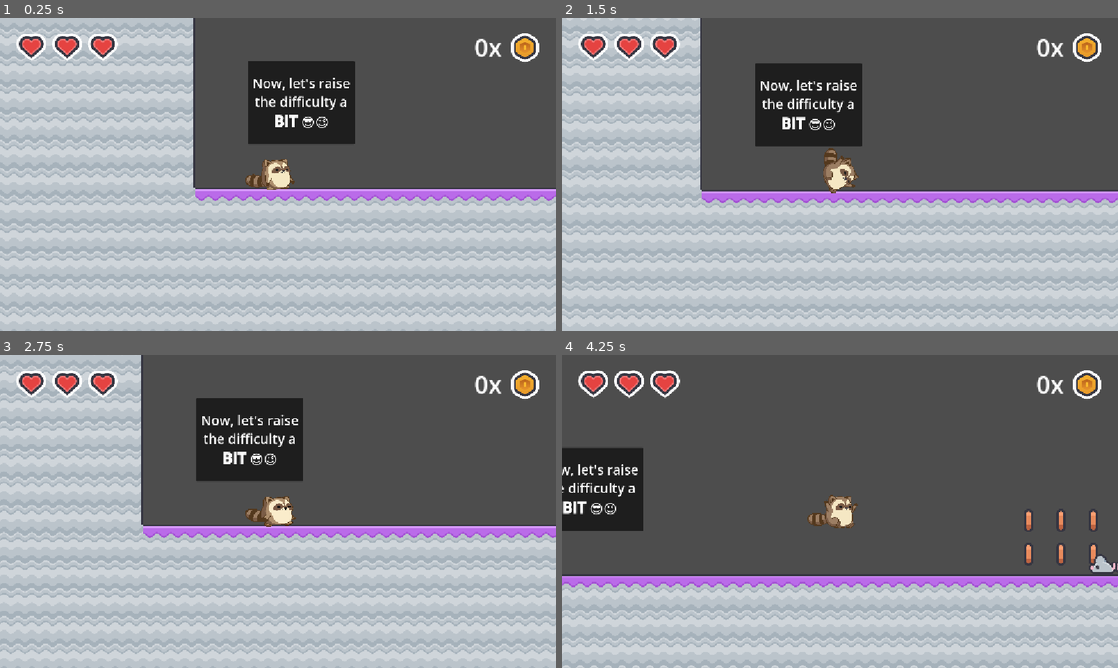
Above: before the commit, frames 1-4 (two rows, left to right).
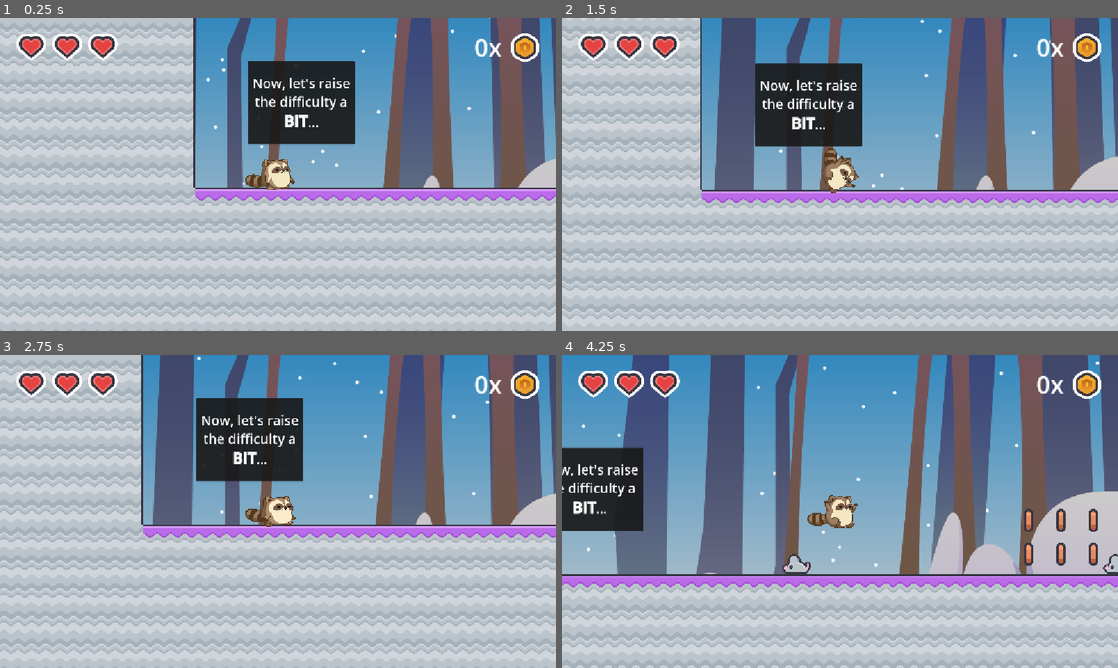
Above: after the commit, the same moments.

Repository: popcar2/WildJam88
Game: Godot game, scene res://Scenes/Levels/Level4.tscn
The game is run twice, just before and just after one commit, with the same random seed, the same clock (stepped at 60 frames per second) and the same inputs. This scene is started directly instead of the project's main scene.
Inputs:
- Up to frame 1 (0.25 s): no input
- Up to frame 2 (1.5 s): hold Right (move_right) 0.53-1.28 s; tap X (dash) at 0.6, 1.35 s; tap Space (jump) at 0.77 s; hold Left (move_left) from 1.28 s (still down)
- Up to frame 3 (2.75 s): tap Space (jump) at 1.52 s; release Left (move_left) at 2.03 s; hold Right (move_right) from 2.03 s (still down); tap X (dash) at 2.1 s
- Up to frame 4 (4.25 s): tap X (dash) at 2.85, 3.6 s; tap Space (jump) at 3.02, 3.77 s; release Right (move_right) at 3.53 s; hold Left (move_left) from 3.53 s (still down)

The runs differ from the first frame. In frame 1, 29% of the frame differs, in the area x 35-100%, y 0-55%; in frame 2, 35%; in frame 3, 34%; in frame 4, 63%, in the area x 0-100%, y 0-70%.

Commit message:
Fix up mice in level 4

Diff:
--- a/Scenes/Enemies/Mouse/mouse_enemy.gd
+++ b/Scenes/Enemies/Mouse/mouse_enemy.gd
@@ -34,7 +34,12 @@
 
 
 func _on_floor_check_area_body_exited(body: Node2D) -> void:
-	if body is TileMapLayer:
+	# HUHH??
+	if not $TurnCooldown.is_inside_tree() or is_queued_for_deletion():
+		return
+
+	if body is TileMapLayer and $TurnCooldown.is_stopped():
+		$TurnCooldown.start()
 		scale.x *= -1
 		speed *= -1
 
--- a/Scenes/Enemies/Mouse/mouse_enemy.tscn
+++ b/Scenes/Enemies/Mouse/mouse_enemy.tscn
@@ -13,7 +13,7 @@
 size = Vector2(8, 20)
 
 [sub_resource type="RectangleShape2D" id="RectangleShape2D_armof"]
-size = Vector2(77, 20)
+size = Vector2(90, 20)
 
 [node name="Mouse" type="Area2D"]
 collision_mask = 3
@@ -54,6 +54,9 @@
 shape = SubResource("RectangleShape2D_armof")
 debug_color = Color(0, 0.73946756, 0.23603278, 0.41960785)
 
+[node name="TurnCooldown" type="Timer" parent="."]
+one_shot = true
+
 [connection signal="body_entered" from="." to="." method="_on_body_entered"]
 [connection signal="body_exited" from="FloorCheckArea" to="." method="_on_floor_check_area_body_exited"]
 [connection signal="body_entered" from="WallCheckArea" to="." method="_on_floor_check_area_body_exited"]
--- a/Scenes/Enemies/Mouse/mouse_particles.tscn
+++ b/Scenes/Enemies/Mouse/mouse_particles.tscn
@@ -1,4 +1,6 @@
-[gd_scene load_steps=7 format=3 uid="uid://drdgw0dqkgy61"]
+[gd_scene load_steps=8 format=3 uid="uid://drdgw0dqkgy61"]
+
+[ext_resource type="AudioStream" uid="uid://x25ga55xss0l" path="res://Scenes/Player/Sfx/dmg1.mp3" id="1_4mr51"]
 
 [sub_resource type="Gradient" id="Gradient_igwbl"]
 offsets = PackedFloat32Array(0, 0.4561644, 0.5739726)
@@ -49,3 +51,9 @@
 visibility_rect = Rect2(-400, -400, 800, 800)
 process_material = SubResource("ParticleProcessMaterial_milvw")
 script = SubResource("GDScript_0mb86")
+
+[node name="AudioStreamPlayer2D" type="AudioStreamPlayer2D" parent="."]
+stream = ExtResource("1_4mr51")
+volume_db = 10.0
+pitch_scale = 1.5
+autoplay = true
--- a/Scenes/Levels/Level4.tscn
+++ b/Scenes/Levels/Level4.tscn
@@ -1,12 +1,12 @@
 [gd_scene load_steps=15 format=4 uid="uid://b182vs43c101b"]
 
-[ext_resource type="PackedScene" uid="uid://27xq5u6wiy6i" path="res://Scenes/Parallax/forest_parallax.tscn" id="1_inj8u"]
 [ext_resource type="Texture2D" uid="uid://betxptcohekqj" path="res://Assets/Kenny's Platformer Assets/Spritesheets/spritesheet-tiles-double.png" id="2_xp8yv"]
 [ext_resource type="PackedScene" uid="uid://d3h5ciwqufnoh" path="res://Scenes/Exit Door/Exit Door.tscn" id="3_bfawm"]
 [ext_resource type="PackedScene" uid="uid://daf7e3e5j4yrb" path="res://Scenes/Coin/Coin.tscn" id="4_ca5bt"]
 [ext_resource type="PackedScene" uid="uid://bsoe6qsld4ehf" path="res://Scenes/Hazards/Saw.tscn" id="5_7f72b"]
 [ext_resource type="PackedScene" uid="uid://6kap25li4jd" path="res://Scenes/Turret/turret.tscn" id="6_613b2"]
 [ext_resource type="PackedScene" uid="uid://c4s3fycysvqsi" path="res://Scenes/Player/player.tscn" id="7_fsn6e"]
+[ext_resource type="PackedScene" uid="uid://bkthptyxb2huy" path="res://Scenes/Parallax/snow_parallax.tscn" id="8_bfawm"]
 [ext_resource type="PackedScene" uid="uid://cjjc0vmsnkjux" path="res://Scenes/Enemies/Mouse/mouse_enemy.tscn" id="8_xp8yv"]
 
 [sub_resource type="TileSetAtlasSource" id="TileSetAtlasSource_riv1q"]
@@ -797,8 +797,7 @@
 [node name="Level4" type="Node2D"]
 metadata/_edit_horizontal_guides_ = [-3754.0]
 
-[node name="ForestParallax" parent="." instance=ExtResource("1_inj8u")]
-visible = false
+[node name="SnowParallax" parent="." instance=ExtResource("8_bfawm")]
 
 [node name="HazardLayer" type="TileMapLayer" parent="." groups=["hazards"]]
 scale = Vector2(0.75, 0.75)
@@ -1331,24 +1330,26 @@
 
 [node name="Mouse" parent="Enemies" instance=ExtResource("8_xp8yv")]
 position = Vector2(1304, 96)
+speed = 400.0
 
 [node name="Mouse2" parent="Enemies" instance=ExtResource("8_xp8yv")]
 position = Vector2(2408, 96)
+speed = 400.0
 
 [node name="Mouse3" parent="Enemies" instance=ExtResource("8_xp8yv")]
-position = Vector2(4680, 2)
+position = Vector2(4680, 0)
 
 [node name="Mouse4" parent="Enemies" instance=ExtResource("8_xp8yv")]
 position = Vector2(6105, 288)
 
 [node name="Mouse5" parent="Enemies" instance=ExtResource("8_xp8yv")]
-position = Vector2(8352, 580)
+position = Vector2(8352, 576)
 
 [node name="Mouse6" parent="Enemies" instance=ExtResource("8_xp8yv")]
 position = Vector2(9288, 676)
 
 [node name="Mouse7" parent="Enemies" instance=ExtResource("8_xp8yv")]
-position = Vector2(10632, 99)
+position = Vector2(10632, 96)
 
 [node name="Mouse8" parent="Enemies" instance=ExtResource("8_xp8yv")]
 position = Vector2(12168, 99)
@@ -1380,7 +1381,7 @@
 theme_override_font_sizes/normal_font_size = 46
 theme_override_font_sizes/bold_font_size = 52
 bbcode_enabled = true
-text = "Now, let's raise the difficulty a [b]BIT[/b] 😎😉"
+text = "Now, let's raise the difficulty a [b]BIT[/b]..."
 horizontal_alignment = 1
 vertical_alignment = 1
 
